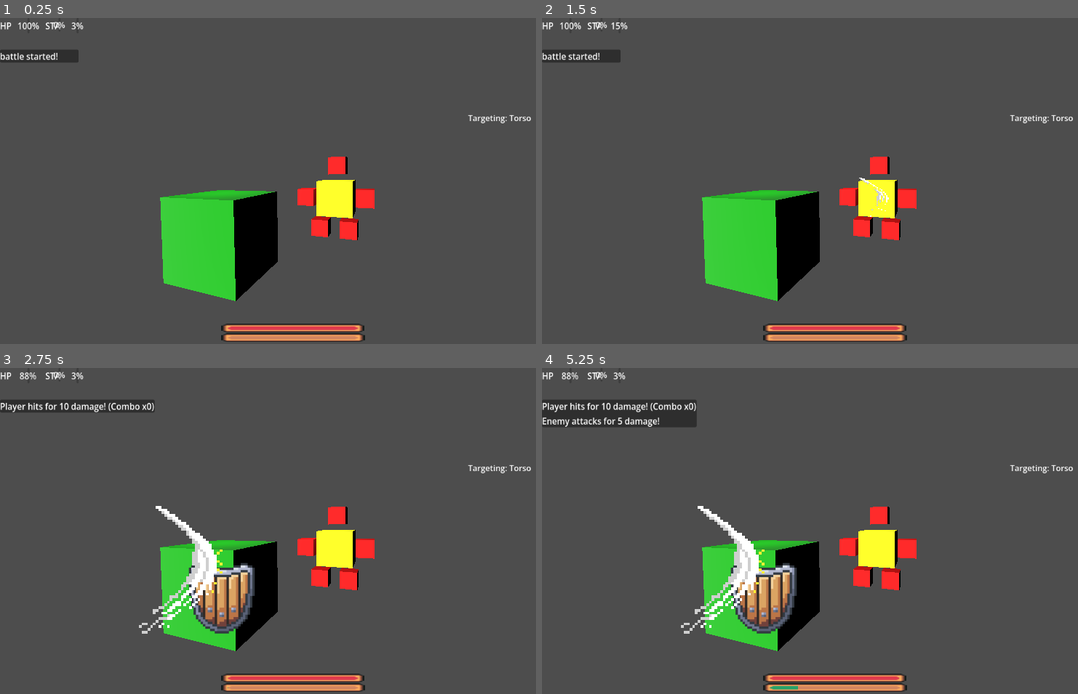
Above: before the commit, frames 1-4 (two rows, left to right).
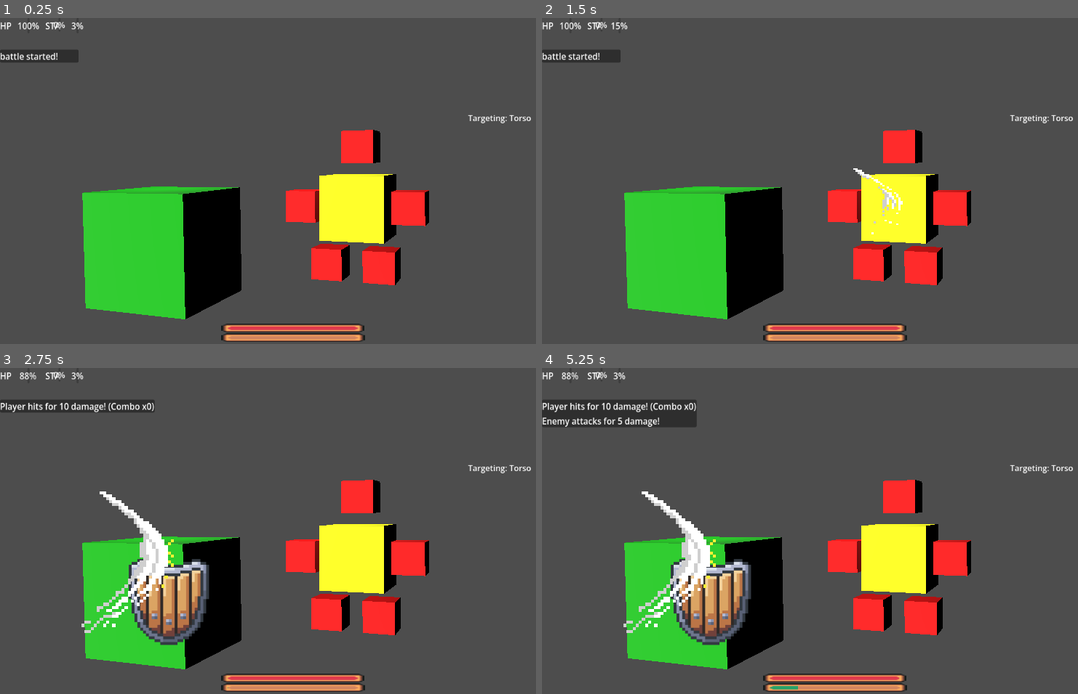
Above: after the commit, the same moments.

Repository: cthackt/BattleSystem
Game: Godot game, scene res://battle.tscn
Same seed, same stepped clock (60 frames per second), same inputs: the game is played once before the commit and once after it.
Inputs (mouse positions are in pixels of both pictures, inside the frame that each line leads up to):
- Up to frame 1 (0.25 s): no input
- Up to frame 2 (1.5 s): tap Enter at 0.5 s; move the mouse to (960, 164) at 0.52 s; hold Right mouse button (Guard) 0.53-1.28 s; tap Space at 1.25 s; move the mouse to (718, 197) at 1.27 s; click (718, 197) at 1.35 s
- Up to frame 3 (2.75 s): right-click (176, 547) at 1.55 s; move the mouse to (348, 459) at 2.02 s; hold Right mouse button (Guard) from 2.03 s (still down)
- Up to frame 4 (5.25 s): move the mouse to (804, 596) at 2.77 s; release Right mouse button (Guard) at 2.78 s; right-click (804, 596) at 2.85 s; tap Enter at 3.5, 5 s; move the mouse to (1008, 579) at 3.52 s; hold Right mouse button (Guard) 3.53-4.28 s; click (1008, 579) at 3.6 s; tap Space at 4.25 s; move the mouse to (659, 482) at 4.27 s; right-click (659, 482) at 4.35 s; move the mouse to (863, 531) at 5.02 s; hold Right mouse button (Guard) from 5.03 s (still down)

The runs differ from the first frame. In frame 1, 17% of the frame differs, in the area x 15-81%, y 34-93%; in frame 2, 18%; in frame 3, 19%; in frame 4, 19%.

Commit message:
fixed rotation, need to remake the enemy healthbar

Diff:
--- a/BattleManager.gd
+++ b/BattleManager.gd
@@ -1,8 +1,9 @@
 extends Node3D
 
-@onready var player = $Player
+@onready var player = $OrbitPivot/Player
 @onready var enemy = $Enemy
 @onready var ui = $CanvasLayer/UI
+@onready var orbit_pivot = $OrbitPivot
 
 var battle_active = true
 
@@ -43,33 +44,10 @@
 	ui.set_stamina_recovery(false)
 
 func rotate_scene_right(angle):
-	_rotate_scene(angle, Vector3.UP)
+	orbit_pivot.rotate_y(-angle)
 
 func rotate_scene_left(angle):
-	_rotate_scene(angle, Vector3.DOWN)
-
-func _rotate_scene(angle, axis):
-	var enemy_pos = enemy.global_position
-
-	var player_offset = player.global_position - enemy_pos
-	player_offset = player_offset.rotated(axis, angle)
-	player.global_position = enemy_pos + player_offset
-
-	var camera_pos = $Camera3D.global_position
-	var camera_offset = camera_pos - enemy_pos
-	camera_offset = camera_offset.rotated(axis, angle)
-	$Camera3D.global_position = enemy_pos + camera_offset
-	$Camera3D.look_at(enemy_pos, Vector3.UP)
-
-	for anim in player.animations:
-		var pos_offset = anim.global_position - enemy_pos
-		pos_offset = pos_offset.rotated(axis, angle)
-		anim.global_position = enemy_pos + pos_offset
-	for anim in enemy.animations:
-		var pos_offset = anim.global_position - enemy_pos
-		pos_offset = pos_offset.rotated(axis, angle)
-		anim.global_position = enemy_pos + pos_offset
-
+	orbit_pivot.rotate_y(angle)
 
 # --- Called by Enemy ---
 
--- /dev/null
+++ b/EnemyHealthBar.tscn
@@ -0,0 +1,10 @@
+[gd_scene format=3 uid="uid://bisgph0ik6epn"]
+
+[ext_resource type="Texture2D" uid="uid://ci0s3nok64e8t" path="res://healthbarUnder.png" id="1_qupmy"]
+[ext_resource type="Texture2D" uid="uid://dxymuu772fg4y" path="res://healthbarProgress.png" id="2_qs8s5"]
+
+[node name="TextureProgressBar" type="TextureProgressBar" unique_id=700919973]
+offset_right = 40.0
+offset_bottom = 40.0
+texture_under = ExtResource("1_qupmy")
+texture_progress = ExtResource("2_qs8s5")
--- /dev/null
+++ b/TestEnemy.tscn
@@ -0,0 +1,178 @@
+[gd_scene format=3 uid="uid://ddwbf6yp1hf2s"]
+
+[ext_resource type="Script" uid="uid://c33410bv3levd" path="res://enemy.gd" id="1_5exoo"]
+[ext_resource type="Texture2D" uid="uid://dpfonbrnqp1xx" path="res://slash-ezgif.com-gif-to-sprite-converter.png" id="2_oscqb"]
+[ext_resource type="PackedScene" uid="uid://vq2ua5chjigu" path="res://health_bar_3d.tscn" id="3_oscqb"]
+
+[sub_resource type="BoxMesh" id="BoxMesh_dw4jg"]
+
+[sub_resource type="StandardMaterial3D" id="StandardMaterial3D_0npn6"]
+resource_local_to_scene = true
+albedo_color = Color(0.67058825, 0, 0, 1)
+
+[sub_resource type="BoxMesh" id="BoxMesh_xjphx"]
+
+[sub_resource type="StandardMaterial3D" id="StandardMaterial3D_dc37l"]
+resource_local_to_scene = true
+albedo_color = Color(1, 0, 0, 1)
+
+[sub_resource type="BoxMesh" id="BoxMesh_dc37l"]
+
+[sub_resource type="StandardMaterial3D" id="StandardMaterial3D_tn7qg"]
+resource_local_to_scene = true
+albedo_color = Color(1, 0, 0, 1)
+
+[sub_resource type="BoxMesh" id="BoxMesh_tn7qg"]
+
+[sub_resource type="StandardMaterial3D" id="StandardMaterial3D_w2omg"]
+resource_local_to_scene = true
+albedo_color = Color(1, 0, 0, 1)
+
+[sub_resource type="BoxMesh" id="BoxMesh_gxxa0"]
+
+[sub_resource type="StandardMaterial3D" id="StandardMaterial3D_wn5tk"]
+resource_local_to_scene = true
+albedo_color = Color(1, 0, 0, 1)
+
+[sub_resource type="BoxMesh" id="BoxMesh_0npn6"]
+
+[sub_resource type="StandardMaterial3D" id="StandardMaterial3D_mhv3b"]
+resource_local_to_scene = true
+albedo_color = Color(1, 0, 0, 1)
+
+[sub_resource type="AtlasTexture" id="AtlasTexture_7sfm4"]
+atlas = ExtResource("2_oscqb")
+region = Rect2(0, 0, 64, 64)
+
+[sub_resource type="AtlasTexture" id="AtlasTexture_elvfr"]
+atlas = ExtResource("2_oscqb")
+region = Rect2(64, 0, 64, 64)
+
+[sub_resource type="AtlasTexture" id="AtlasTexture_4s0ev"]
+atlas = ExtResource("2_oscqb")
+region = Rect2(128, 0, 64, 64)
+
+[sub_resource type="AtlasTexture" id="AtlasTexture_pihy1"]
+atlas = ExtResource("2_oscqb")
+region = Rect2(192, 0, 64, 64)
+
+[sub_resource type="AtlasTexture" id="AtlasTexture_slotg"]
+atlas = ExtResource("2_oscqb")
+region = Rect2(256, 0, 64, 64)
+
+[sub_resource type="AtlasTexture" id="AtlasTexture_ix8ov"]
+atlas = ExtResource("2_oscqb")
+region = Rect2(0, 64, 64, 64)
+
+[sub_resource type="AtlasTexture" id="AtlasTexture_bx4lf"]
+atlas = ExtResource("2_oscqb")
+region = Rect2(64, 64, 64, 64)
+
+[sub_resource type="AtlasTexture" id="AtlasTexture_22sa7"]
+atlas = ExtResource("2_oscqb")
+region = Rect2(128, 64, 64, 64)
+
+[sub_resource type="AtlasTexture" id="AtlasTexture_aacmo"]
+atlas = ExtResource("2_oscqb")
+region = Rect2(192, 64, 64, 64)
+
+[sub_resource type="SpriteFrames" id="SpriteFrames_dc37l"]
+animations = [{
+"frames": [{
+"duration": 1.0,
+"texture": SubResource("AtlasTexture_7sfm4")
+}, {
+"duration": 1.0,
+"texture": SubResource("AtlasTexture_elvfr")
+}, {
+"duration": 1.0,
+"texture": SubResource("AtlasTexture_4s0ev")
+}, {
+"duration": 1.0,
+"texture": SubResource("AtlasTexture_pihy1")
+}, {
+"duration": 1.0,
+"texture": SubResource("AtlasTexture_slotg")
+}, {
+"duration": 1.0,
+"texture": SubResource("AtlasTexture_ix8ov")
+}, {
+"duration": 1.0,
+"texture": SubResource("AtlasTexture_bx4lf")
+}, {
+"duration": 1.0,
+"texture": SubResource("AtlasTexture_22sa7")
+}, {
+"duration": 1.0,
+"texture": SubResource("AtlasTexture_aacmo")
+}],
+"loop": 0,
+"name": &"default",
+"speed": 15.0
+}]
+
+[sub_resource type="QuadMesh" id="QuadMesh_oscqb"]
+resource_local_to_scene = true
+size = Vector2(1.5, 1)
+
+[sub_resource type="ViewportTexture" id="ViewportTexture_dyq2k"]
+viewport_path = NodePath("SubViewport")
+
+[sub_resource type="StandardMaterial3D" id="StandardMaterial3D_wlbku"]
+resource_local_to_scene = true
+transparency = 2
+alpha_scissor_threshold = 0.5
+alpha_antialiasing_mode = 0
+shading_mode = 0
+albedo_texture = SubResource("ViewportTexture_dyq2k")
+billboard_mode = 1
+
+[node name="Enemy" type="Node3D" unique_id=2059028000]
+script = ExtResource("1_5exoo")
+
+[node name="Torso" type="MeshInstance3D" parent="." unique_id=681183397]
+transform = Transform3D(1, 0, 0, 0, 1, 0, 0, 0, 1, 0.7345033, 0, 0)
+mesh = SubResource("BoxMesh_dw4jg")
+surface_material_override/0 = SubResource("StandardMaterial3D_0npn6")
+
+[node name="Head" type="MeshInstance3D" parent="." unique_id=98257340]
+transform = Transform3D(0.5, 0, 0, 0, 0.5, 0, 0, 0, 0.5, 0.78447825, 0.9401462, 0.045223713)
+mesh = SubResource("BoxMesh_xjphx")
+surface_material_override/0 = SubResource("StandardMaterial3D_dc37l")
+
+[node name="RightArm" type="MeshInstance3D" parent="." unique_id=1317486324]
+transform = Transform3D(0.5, 0, 0, 0, 0.5, 0, 0, 0, 0.5, -0.15117663, 0, 0.04676771)
+mesh = SubResource("BoxMesh_dc37l")
+surface_material_override/0 = SubResource("StandardMaterial3D_tn7qg")
+
+[node name="LeftArm" type="MeshInstance3D" parent="." unique_id=803803285]
+transform = Transform3D(0.5, 0, 0, 0, 0.5, 0, 0, 0, 0.5, 1.544142, 0, 0)
+mesh = SubResource("BoxMesh_tn7qg")
+surface_material_override/0 = SubResource("StandardMaterial3D_w2omg")
+
+[node name="RightLeg" type="MeshInstance3D" parent="." unique_id=5335175]
+transform = Transform3D(0.5, 0, 0, 0, 0.5, 0, 0, 0, 0.5, 0.2595685, -0.919025, 0)
+mesh = SubResource("BoxMesh_gxxa0")
+surface_material_override/0 = SubResource("StandardMaterial3D_wn5tk")
+
+[node name="LeftLeg" type="MeshInstance3D" parent="." unique_id=2043377825]
+transform = Transform3D(0.5, 0, 0, 0, 0.5, 0, 0, 0, 0.5, 1.0961695, -0.9187322, 0)
+mesh = SubResource("BoxMesh_0npn6")
+surface_material_override/0 = SubResource("StandardMaterial3D_mhv3b")
+
+[node name="NMESlashAnim" type="AnimatedSprite3D" parent="." unique_id=1074577334]
+transform = Transform3D(2.2252016, 0, 0, 0, 2.1803436, 0, 0, 0, 0.9999992, 0.38678122, 0.38579577, 5.144806)
+visible = false
+billboard = 1
+texture_filter = 0
+sprite_frames = SubResource("SpriteFrames_dc37l")
+frame_progress = 0.49926174
+
+[node name="HealthBar3D" parent="." unique_id=1995476344 instance=ExtResource("3_oscqb")]
+transform = Transform3D(0.14235269, 0, 0, 0, 0.067035556, 0, 0, 0, 1, 0.7768742, 1.276222, 0.019625932)
+
+[node name="MeshInstance3D" parent="HealthBar3D" index="1" unique_id=1157800415]
+mesh = SubResource("QuadMesh_oscqb")
+surface_material_override/0 = SubResource("StandardMaterial3D_wlbku")
+
+[editable path="HealthBar3D"]
--- a/battle.tscn
+++ b/battle.tscn
@@ -198,21 +198,26 @@
 [node name="Battle" type="Node3D" unique_id=1788122420]
 script = ExtResource("1_oxp8w")
 
-[node name="Camera3D" type="Camera3D" parent="." unique_id=558576287]
-transform = Transform3D(0.93155956, -0.0033039544, 0.36357385, -0.012426874, 0.99908525, 0.04091962, -0.3633765, -0.042637154, 0.9306663, 1.7634405, 0.7664424, 2.2082522)
+[node name="OrbitPivot" type="Node3D" parent="." unique_id=1411830766]
+transform = Transform3D(1, 0, 0, 0, 1, 0, 0, 0, 1, 0.82933724, 0, -4.1420145)
+
+[node name="Camera3D" type="Camera3D" parent="OrbitPivot" unique_id=558576287]
+transform = Transform3D(0.93155956, -0.0033039588, 0.3635739, -0.012426874, 0.99908525, 0.040919628, -0.3633765, -0.042637154, 0.93066627, 2.002293, 0.7664424, 8.274363)
 current = true
-
-[node name="Player" type="Node3D" parent="." unique_id=1876332250]
+fov = 33.74624
+
+[node name="Player" type="Node3D" parent="OrbitPivot" unique_id=1876332250]
+transform = Transform3D(1, 0, 0, 0, 1, 0, 0, 0, 1, -0.82933724, 0, 4.1420145)
 script = ExtResource("2_mhv3b")
 
-[node name="MeshInstance3D" type="MeshInstance3D" parent="Player" unique_id=541722479]
+[node name="MeshInstance3D" type="MeshInstance3D" parent="OrbitPivot/Player" unique_id=541722479]
 mesh = SubResource("BoxMesh_i431l")
 surface_material_override/0 = SubResource("StandardMaterial3D_6t8i5")
 
-[node name="AnimationPlayer" type="AnimationPlayer" parent="Player" unique_id=1334406925]
+[node name="AnimationPlayer" type="AnimationPlayer" parent="OrbitPivot/Player" unique_id=1334406925]
 libraries/ = SubResource("AnimationLibrary_7sfm4")
 
-[node name="PCSlashAnim" type="AnimatedSprite3D" parent="Player" unique_id=1635295306]
+[node name="PCSlashAnim" type="AnimatedSprite3D" parent="OrbitPivot/Player" unique_id=1635295306]
 process_mode = 3
 transform = Transform3D(2.743275, 0, 0, 0, 2.2273598, 0, 0, 0, 1, 0.99779797, 0.11267567, -2.1380367)
 visible = false
@@ -222,11 +227,21 @@
 frame = 8
 frame_progress = 1.0
 
-[node name="PlayerGuardAnim" type="Sprite3D" parent="Player" unique_id=941719064]
+[node name="PlayerGuardAnim" type="Sprite3D" parent="OrbitPivot/Player" unique_id=941719064]
 transform = Transform3D(0.13994828, 0, 0, 0, 0.13994828, 0, 0, 0, 0.07960862, 0.42021543, 0.051319182, 0.5890298)
 visible = false
 billboard = 1
 texture = ExtResource("7_0npn6")
+
+[node name="OmniLight3D" type="OmniLight3D" parent="OrbitPivot" unique_id=215954269]
+transform = Transform3D(1, 0, 0, 0, 1, 0, 0, 0, 1, -0.8642441, 1.3808385, 4.2133346)
+
+[node name="DirectionalLight3D" type="DirectionalLight3D" parent="OrbitPivot" unique_id=1457224166]
+transform = Transform3D(0.48497754, 0, -0.8745267, 0, 1, 0, 0.8745267, 0, 0.48497754, -6.871948, 2.6339924, 7.533141)
+light_energy = 3.5
+
+[node name="OmniLight3D2" type="OmniLight3D" parent="OrbitPivot" unique_id=1166929350]
+transform = Transform3D(1, 0, 0, 0, 1, 0, 0, 0, 1, -0.42880833, 1.6343063, 0.118403435)
 
 [node name="Enemy" type="Node3D" parent="." unique_id=603075046]
 transform = Transform3D(1, 0, 0, 0, 1, 0, 0, 0, 1, 0, 0, -4.215177)
@@ -379,13 +394,3 @@
 offset_right = 1053.0
 offset_bottom = 210.0
 text = "Targeting: Torso"
-
-[node name="OmniLight3D" type="OmniLight3D" parent="." unique_id=215954269]
-transform = Transform3D(1, 0, 0, 0, 1, 0, 0, 0, 1, -0.034906864, 1.3808385, 0.071320176)
-
-[node name="DirectionalLight3D" type="DirectionalLight3D" parent="." unique_id=1457224166]
-transform = Transform3D(0.48497754, 0, -0.8745267, 0, 1, 0, 0.8745267, 0, 0.48497754, -6.0426106, 2.6339924, 3.3911269)
-light_energy = 3.5
-
-[node name="OmniLight3D2" type="OmniLight3D" parent="." unique_id=1166929350]
-transform = Transform3D(1, 0, 0, 0, 1, 0, 0, 0, 1, 0.4005289, 1.6343063, -4.023611)
--- /dev/null
+++ b/health_bar_3d.tscn
@@ -0,0 +1,44 @@
+[gd_scene format=3 uid="uid://vq2ua5chjigu"]
+
+[ext_resource type="PackedScene" uid="uid://bisgph0ik6epn" path="res://EnemyHealthBar.tscn" id="1_t64h5"]
+
+[sub_resource type="QuadMesh" id="QuadMesh_xjphx"]
+resource_local_to_scene = true
+size = Vector2(1.5, 1)
+
+[sub_resource type="ViewportTexture" id="ViewportTexture_13nxv"]
+viewport_path = NodePath("SubViewport")
+
+[sub_resource type="StandardMaterial3D" id="StandardMaterial3D_dc37l"]
+resource_local_to_scene = true
+transparency = 2
+alpha_scissor_threshold = 0.5
+alpha_antialiasing_mode = 0
+shading_mode = 0
+albedo_texture = SubResource("ViewportTexture_13nxv")
+billboard_mode = 1
+
+[node name="HealthBar3D" type="Node3D" unique_id=1995476344]
+transform = Transform3D(0.1404579, 0, 0, 0, 0.0605088, 0, 0, 0, 1, 0, 0, 0)
+
+[node name="SubViewport" type="SubViewport" parent="." unique_id=1135999019]
+transparent_bg = true
+size = Vector2i(100, 100)
+
+[node name="TextureProgressBar" parent="SubViewport" unique_id=700919973 instance=ExtResource("1_t64h5")]
+anchors_preset = 8
+anchor_left = 0.5
+anchor_top = 0.5
+anchor_right = 0.5
+anchor_bottom = 0.5
+offset_left = -32.0
+offset_top = -20.0
+offset_right = 32.0
+offset_bottom = 20.0
+grow_horizontal = 2
+grow_vertical = 2
+
+[node name="MeshInstance3D" type="MeshInstance3D" parent="." unique_id=1157800415]
+transform = Transform3D(7.2602935, 0, 0, 0, 17.438862, 0, 0, 0, 1.09912, 0, 0, 0)
+mesh = SubResource("QuadMesh_xjphx")
+surface_material_override/0 = SubResource("StandardMaterial3D_dc37l")
